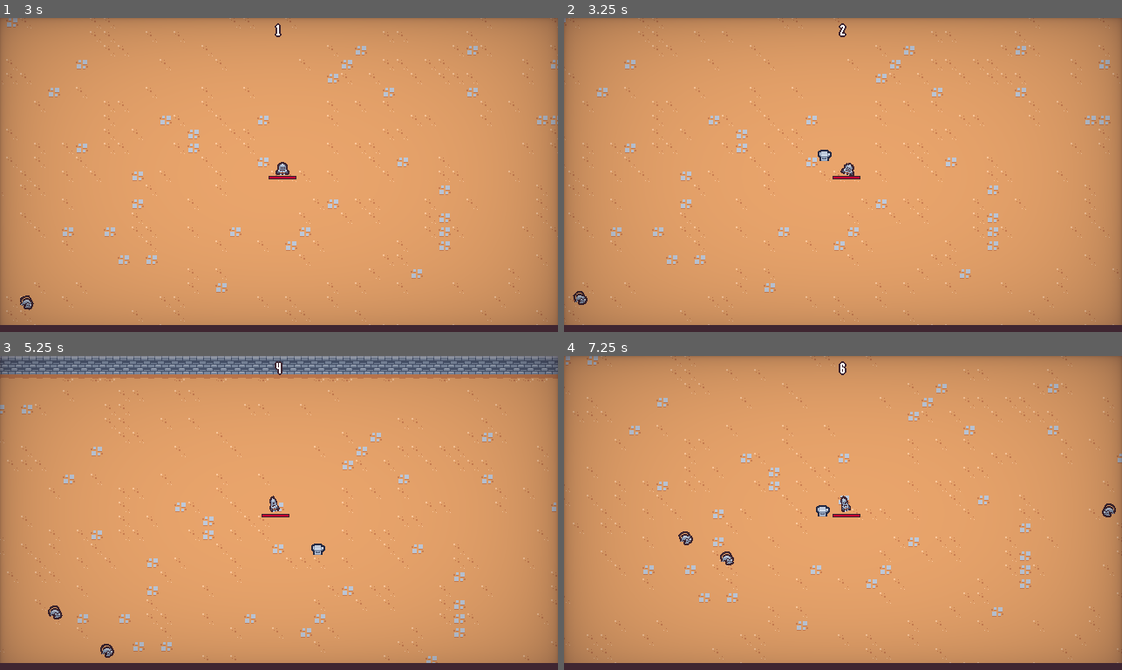
Above: before the commit, frames 1-4 (two rows, left to right).
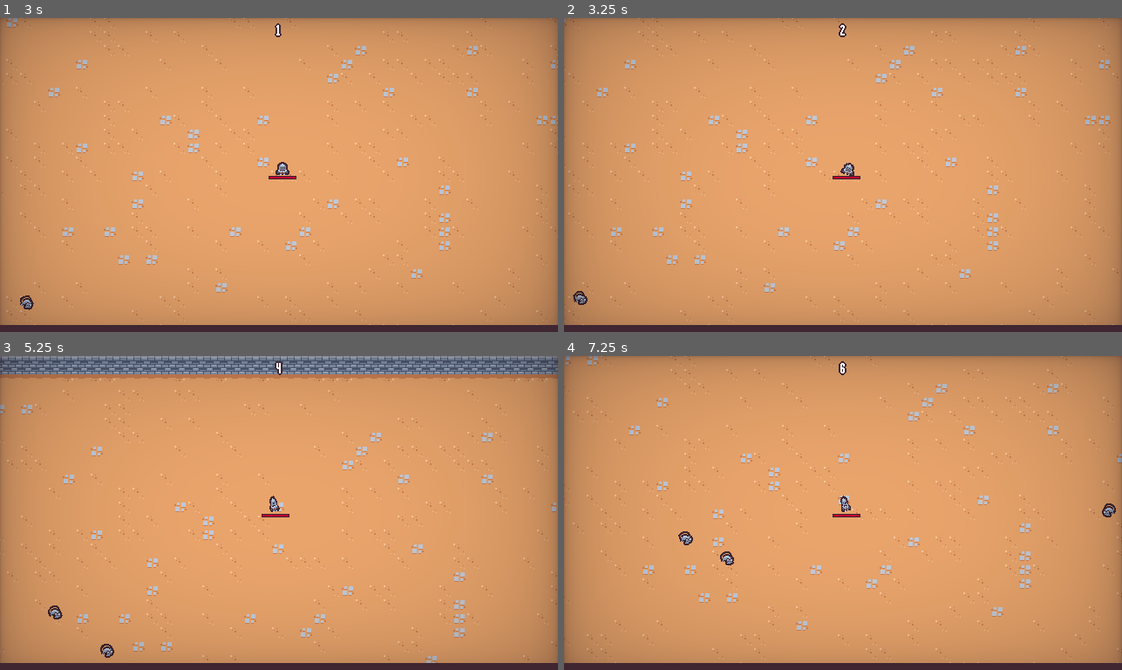
Above: after the commit, the same moments.

Repository: SugarF0x/2D-survivor-course
Game: Godot game, scene res://scenes/ui/main_menu.tscn
The game is run twice, just before and just after one commit, with the same random seed, the same clock (stepped at 60 frames per second) and the same inputs. Sound files missing from this copy of the repository are replaced by a short silence.
Inputs (mouse positions are in pixels of both pictures, inside the frame that each line leads up to):
- Up to frame 1 (3 s): click "Play" at 0.5 s; move the mouse to (401, 159) at 1.27 s; press the mouse at (401, 159) at 1.28 s; hold D (move_right) 1.28-2.03 s; move the mouse to (167, 190) at 2.02 s; release the mouse at (167, 190) at 2.03 s; hold S (move_down) 2.03-2.78 s; click (167, 190) at 2.1 s; move the mouse to (334, 105) at 2.77 s; press the mouse at (334, 105) at 2.78 s; hold D (move_right) from 2.78 s (still down)
- Up to frame 2 (3.25 s): keep holding D (move_right)
- Up to frame 3 (5.25 s): move the mouse to (251, 575) at 3.52 s; release D (move_right) at 3.53 s; release the mouse at (251, 575) at 3.53 s; hold W (move_up) 3.53-4.28 s; click (251, 575) at 3.6 s; move the mouse to (446, 560) at 4.27 s; press the mouse at (446, 560) at 4.28 s; hold A (move_left) from 4.28 s (still down); move the mouse to (111, 465) at 5.02 s; release the mouse at (111, 465) at 5.03 s; click (111, 465) at 5.1 s
- Up to frame 4 (7.25 s): move the mouse to (870, 513) at 5.77 s; release A (move_left) at 5.78 s; press the mouse at (870, 513) at 5.78 s; hold S (move_down) 5.78-6.53 s; move the mouse to (759, 434) at 6.52 s; release the mouse at (759, 434) at 6.53 s; hold D (move_right) from 6.53 s (still down); click (759, 434) at 6.6 s

Frame 1 is identical in both runs. In frame 2, less than 0.1% of the frame differs, in the area x 45-48%, y 41-46%; in frame 3, less than 0.1%; in frame 4, less than 0.1%.

Commit message:
add anvil upgrade

Diff:
--- /dev/null
+++ b/resources/upgrades/anvil.tres
@@ -0,0 +1,12 @@
+[gd_resource type="Resource" script_class="Ability" load_steps=3 format=3 uid="uid://jxif06tt7102"]
+
+[ext_resource type="PackedScene" uid="uid://x0oi8ackcyqm" path="res://scenes/ability/anvil_ability_controller/anvil_ability_controller.tscn" id="1_rqr7e"]
+[ext_resource type="Script" path="res://resources/upgrades/ability.gd" id="2_f2hcd"]
+
+[resource]
+script = ExtResource("2_f2hcd")
+ability_controller_scene = ExtResource("1_rqr7e")
+id = "anvil"
+max_quantity = 1
+name = "Anvil"
+description = "Drops anvils on enemies randomly"
--- a/scenes/game_object/player/player.tscn
+++ b/scenes/game_object/player/player.tscn
@@ -11,7 +11,6 @@
 [ext_resource type="AudioStream" uid="uid://b2snnxbtrpk44" path="res://assets/audio/impactMining_002.ogg" id="5_a4pvu"]
 [ext_resource type="AudioStream" uid="uid://cjvlbjwhc37lu" path="res://assets/audio/impactMining_003.ogg" id="6_twmci"]
 [ext_resource type="AudioStream" uid="uid://ca16loc10nwgm" path="res://assets/audio/impactMining_004.ogg" id="7_i28o0"]
-[ext_resource type="PackedScene" uid="uid://x0oi8ackcyqm" path="res://scenes/ability/anvil_ability_controller/anvil_ability_controller.tscn" id="11_08gty"]
 
 [sub_resource type="Animation" id="Animation_by5lf"]
 length = 0.001
@@ -142,8 +141,6 @@
 
 [node name="SwordAbilityController" parent="Abilities" instance=ExtResource("2_flk71")]
 
-[node name="AnvilAbilityController" parent="Abilities" instance=ExtResource("11_08gty")]
-
 [node name="DamageIntervalTimer" type="Timer" parent="."]
 unique_name_in_owner = true
 wait_time = 0.5
--- a/scenes/manager/upgrade_manager.gd
+++ b/scenes/manager/upgrade_manager.gd
@@ -11,12 +11,14 @@
 var upgrade_sword_rate = preload("res://resources/upgrades/sword_rate.tres")
 var upgrade_sword_damage = preload("res://resources/upgrades/sword_damage.tres")
 var upgrade_move_speed = preload("res://resources/upgrades/player_speed.tres")
+var upgrade_anvil = preload("res://resources/upgrades/anvil.tres")
 
 
 func _ready():
 	experience_manager.level_up.connect(on_level_up)
 
 	upgrade_pool.add_item(upgrade_axe, 10)
+	upgrade_pool.add_item(upgrade_anvil, 5)
 	upgrade_pool.add_item(upgrade_sword_rate, 10)
 	upgrade_pool.add_item(upgrade_sword_damage, 10)
 	upgrade_pool.add_item(upgrade_move_speed, 5)
Not shown: 1 places in scenes/game_object/player/player.tscn that only renumber resources
